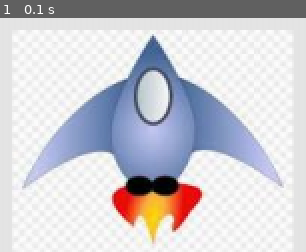
Above: before the commit, frame 1.
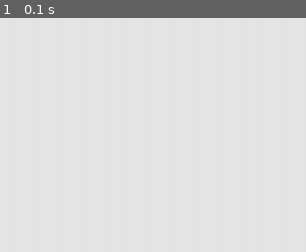
Above: after the commit, the same moment.

Repository: EElectriX/alien_shooter
Game: pygame game, started from alien_invasion.py
Same seed, same stepped clock (60 frames per second), same inputs: the game is played once before the commit and once after it.
Inputs:
- Up to frame 1 (0.1 s): no input

The runs differ from the first frame. In frame 1, 30% of the frame differs, in the area x 4-96%, y 5-100%.

Commit message:
change in alien_invasion

Diff:
--- a/alien_invasion.py
+++ b/alien_invasion.py
@@ -22,7 +22,6 @@
         #Redraw the screen during each pass through the loop.
         screen.fill(bg_color)
         screen.fill(ai_settings.bg_color)
-        ship.blitme()
 
         pygame.display.flip()
 run_game()
